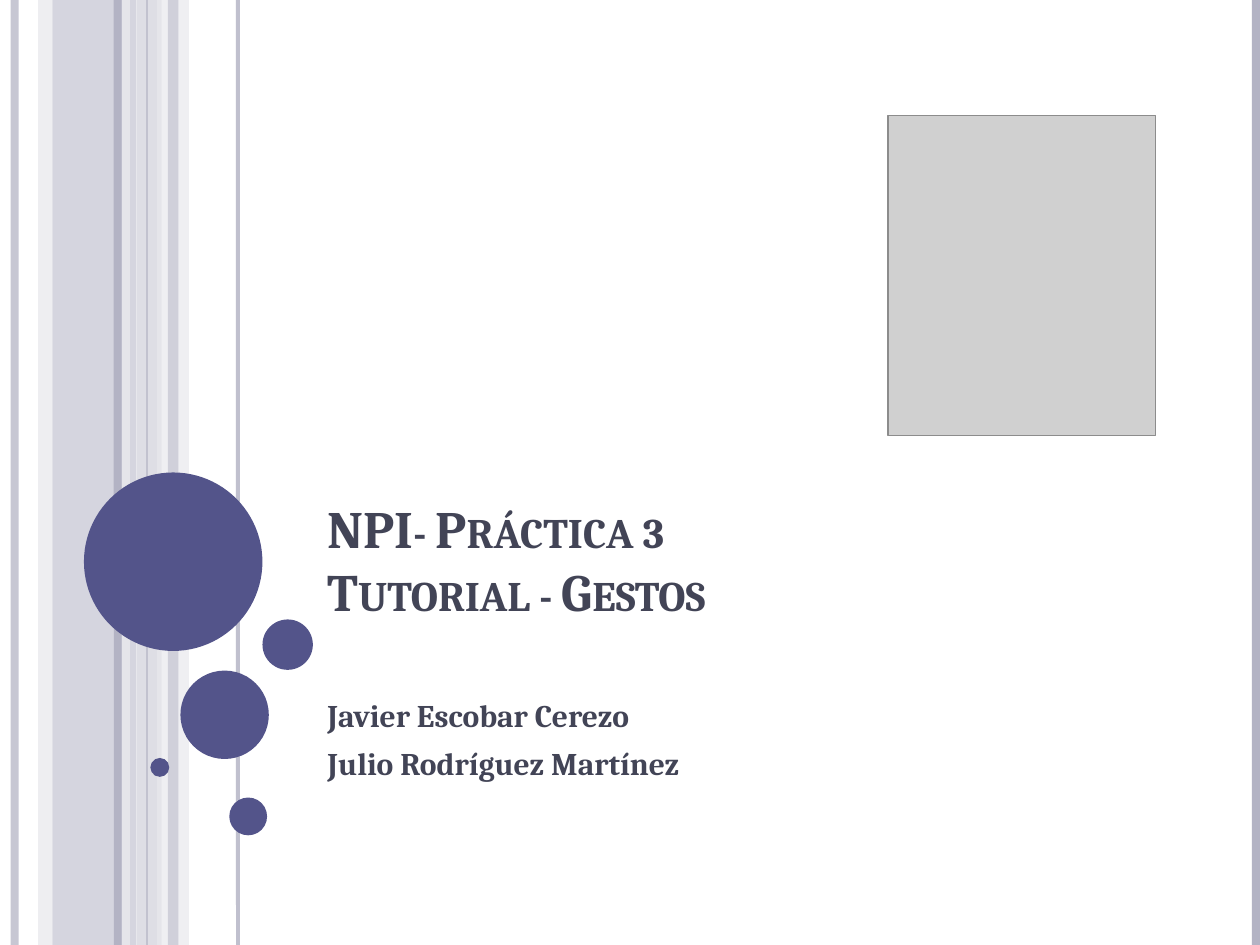
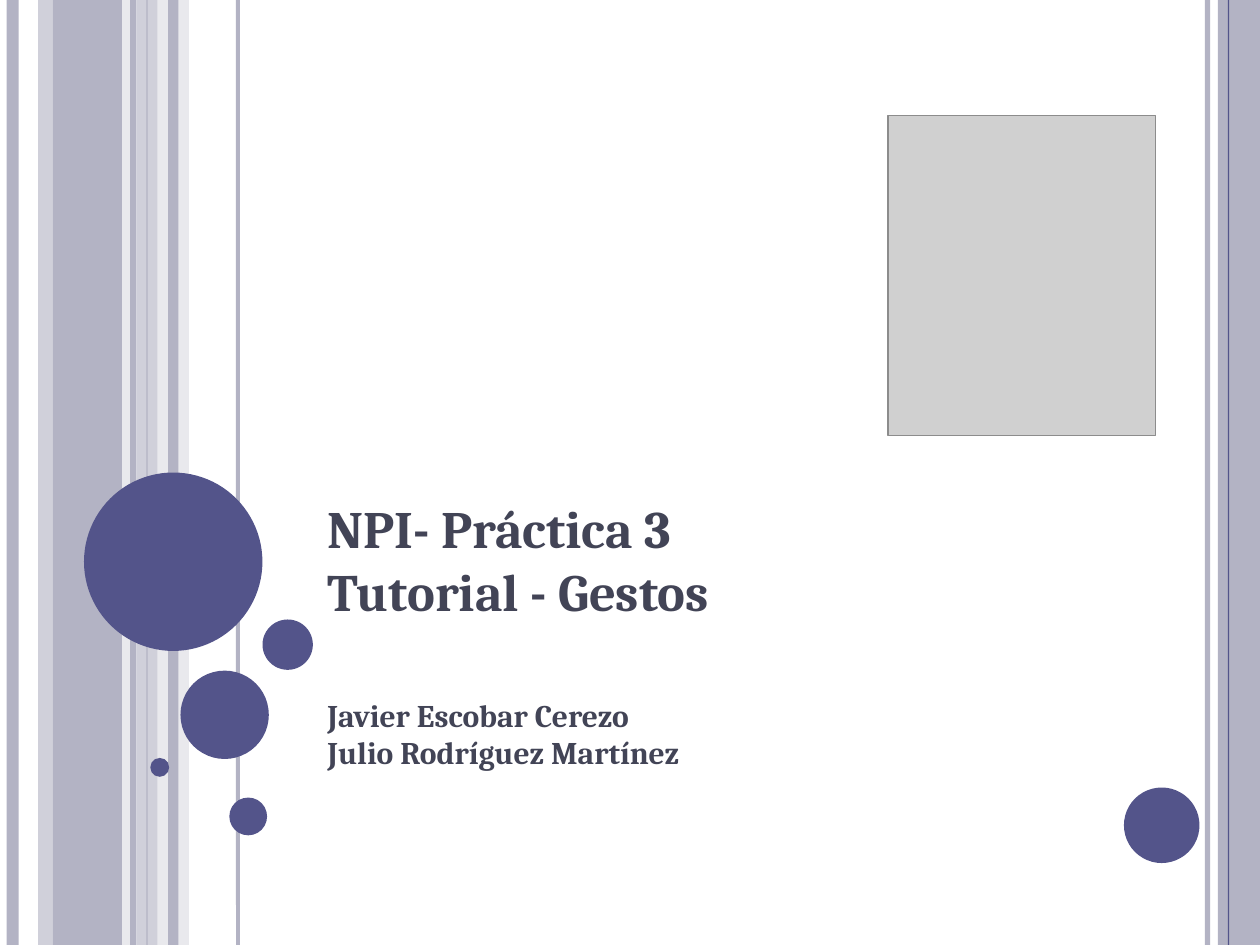
Before and after one commit to Jick9536/NPI-P3, a slide deck: slide 1 of NPI- Práctica 3.pptx. Drawn at 1260x945 pixels with LibreOffice and Linux fonts; fonts in the diff are those of the drawing; grey boxes stand for pictures. Boxes give left, top, right and bottom in pixels: in the first picture for what was removed or moved away, otherwise in the second. Text is boxed around its words. In the diff, an @@ line names an element or a change of style, - is before the commit and + after.

```diff
--- a/NPI- Práctica 3.pptx
+++ b/NPI- Práctica 3.pptx
@@ line added from (10, 0) to (10, 945), #B3B3C4 4.51 pt @@
@@ line (15, 0) - (15, 945): stroke #B3B4C4 4.5 pt to #B3B3C4 4.51 pt @@
@@ rectangle at box(38, 0, 52, 945): fill #D1D1DA at 36% opacity to #D0D0DA @@
@@ rectangle at box(53, 0, 137, 945): fill #B3B4C4 at 54% opacity to #B3B3C4 @@
@@ rectangle at box(136, 0, 161, 945): fill #D1D1DA at 70% opacity to #D0D0DA @@
@@ rectangle at box(158, 0, 189, 945): fill #E9E9ED at 71% opacity to #E9E9ED @@
@@ rectangle at box(168, 0, 178, 945): fill #B3B4C4 at 51% opacity to #B3B3C4 @@
@@ line added from (1207, 0) to (1207, 945), #B3B3C4 3 pt @@
@@ rectangle added at box(1218, 0, 1260, 945), fill #B3B3C4 @@
@@ line added from (1228, 0) to (1228, 945), #53548A 0.74 pt @@
@@ line added from (1239, 0) to (1239, 945), #53548A 1.5 pt @@
@@ text "NPI- Práctica 3 Tutorial - ..." at box(327, 510, 709, 612): small capitals off @@
@@ text "Javier Escobar Cerezo" at box(327, 705, 679, 771): less space between paragraphs @@
@@ ellipse added at box(1124, 788, 1200, 863), fill #53548A @@
```
Also in this commit, not shown: 12 other slides changed, 1 other file.
